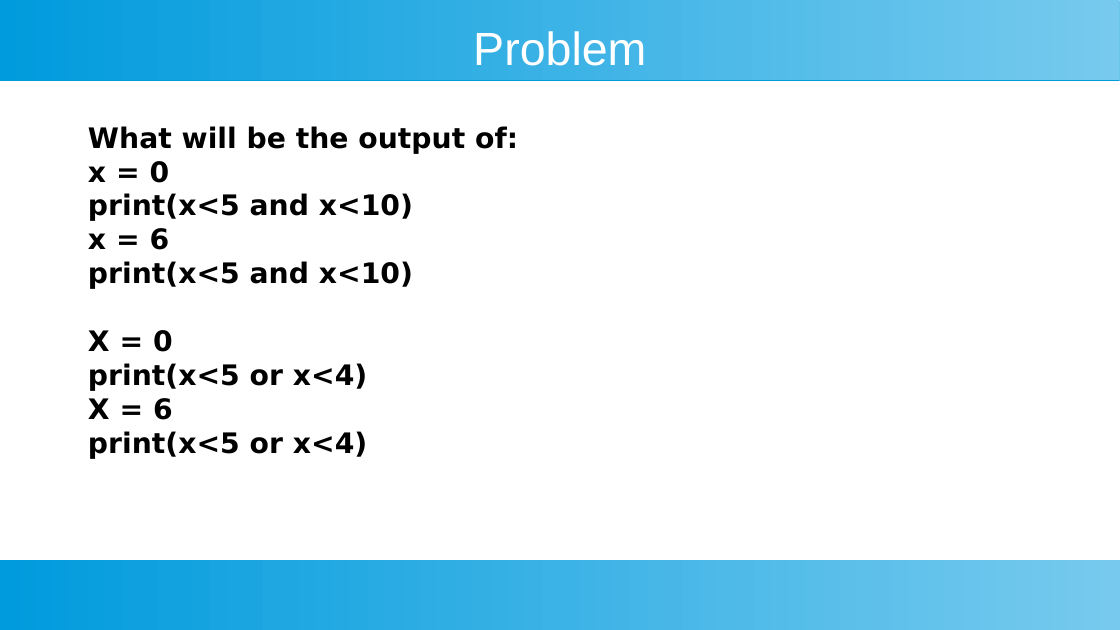
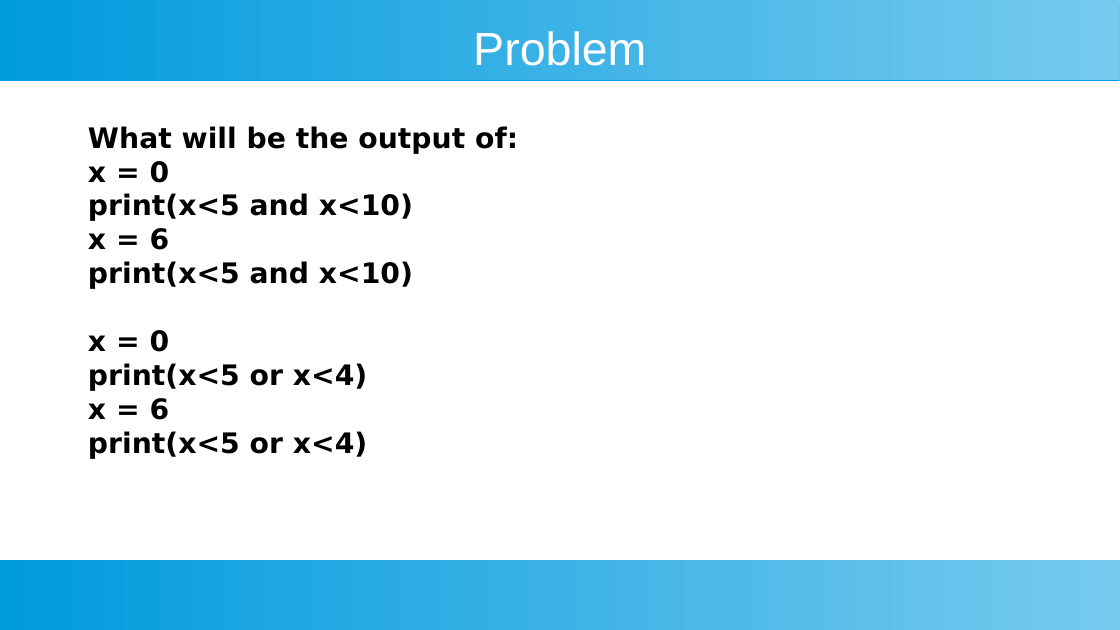
Before and after one commit to ashishjain1547/public_lessons_in_python, a slide deck: slide 14 of Ch 2 - Variable Declaration and Operators/Operators in Python.odp (slide 13 before the commit). Drawn at 1120x630 pixels with LibreOffice and Linux fonts; fonts in the diff are those of the drawing. Boxes give left, top, right and bottom in pixels: in the first picture for what was removed or moved away, otherwise in the second. Text is boxed around its words. In the diff, an @@ line names an element or a change of style, - is before the commit and + after.

```diff
--- a/Ch 2 - Variable Declaration and Operators/Operators in Python.odp
+++ b/Ch 2 - Variable Declaration and Operators/Operators in Python.odp
@@ text at [88,330,170,352]: text changed @@
-X = 0
+x = 0
@@ text at [88,398,170,420]: text changed @@
-X = 6
+x = 6
```
Also in this commit, not shown: 3 other slides changed, 5 slides added, 1 slide removed, 48 other files.
